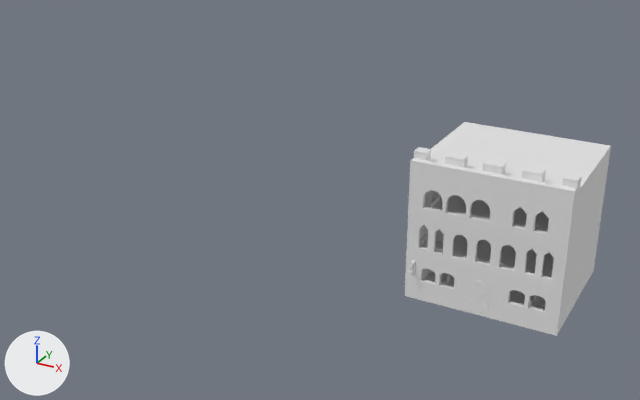
The Blender file Assets/models/enviornment/models/twnObjects/frame/townFrame.blend: old version first, new version second.
Both versions are drawn from a 50 mm camera at (7.6, -26.9, 15.1) aimed at (-7.2, -0.1, 1.7). The axes (+X, +Y, +Z) are drawn at lower left. The lights are the same throughout.

The first picture shows 'DOOR.001', 'theBigHouse'.
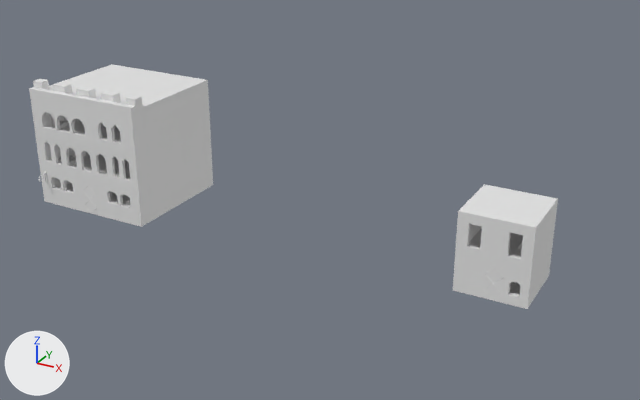
Patch to the scene script:
```diff
--- a/Assets/models/enviornment/models/twnObjects/frame/townFrame.blend.py
+++ b/Assets/models/enviornment/models/twnObjects/frame/townFrame.blend.py
@@ me_plane_206 @@
+me_plane_206.from_pydata(...)  # 129 vertices, 82 faces; spans x -1.31..1.31, y -1.31..1.31, z 0.0..2.98
+me_plane_206.polygons.foreach_set('use_smooth', [True] * 82)
@@ ob_thebighouse @@
 ob_thebighouse = bpy.data.objects.new('theBigHouse', me_plane_193)
-ob_thebighouse.location = (0.0, 0.0, 0.0)
+ob_thebighouse.location = (-16.52, 0.0, 0.0)
@@ ob_smallhouse @@
+ob_smallhouse = bpy.data.objects.new('smallHouse', me_plane_206)
+ob_smallhouse.location = (0.0, 0.0, 0.0)
```

Where the change shows, as pixel boxes [x1, y1, x2, y2] in the pictures (640 x 400 px):
'theBigHouse', moved: before [405, 122, 611, 336]; after [29, 64, 213, 227]
'smallHouse', added: after [453, 184, 558, 309]
'DOOR.001', moved: before [468, 279, 490, 317]; after [82, 184, 98, 215]
'Bench.001', moved: before [453, 210, 530, 272]; after [67, 130, 120, 176]
'bookShelf.001', moved: before [425, 190, 439, 208]; after [50, 114, 69, 128]
'Bed.001', moved: before [420, 216, 548, 253]; after [57, 141, 121, 166]
'singleTable.001', moved: before [425, 271, 546, 310]; after [66, 183, 131, 206]
'loungeChair.001', moved: before [436, 229, 444, 242]; after [69, 148, 86, 158]
'chair.018', moved: before [425, 269, 536, 306]; after [66, 180, 131, 205]
'outsideLight.001', moved: before [408, 261, 415, 275]; after [39, 171, 48, 183]
